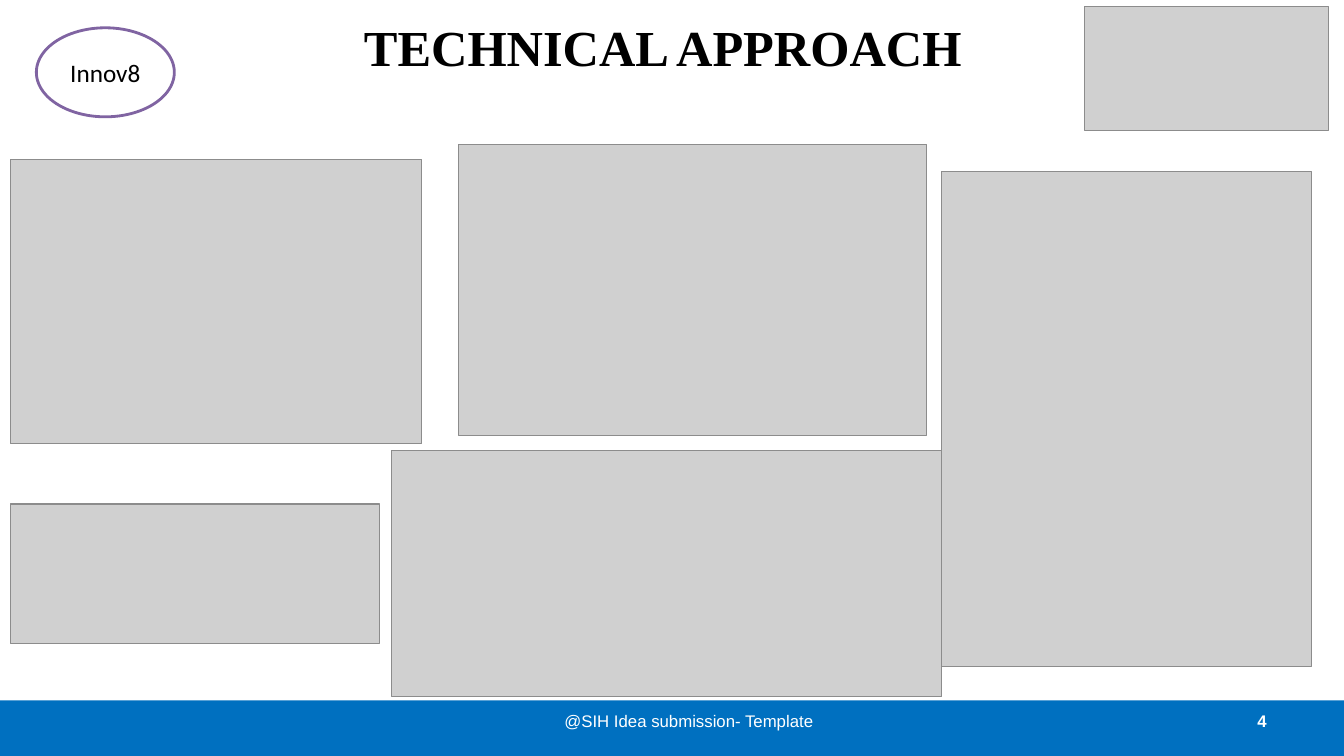
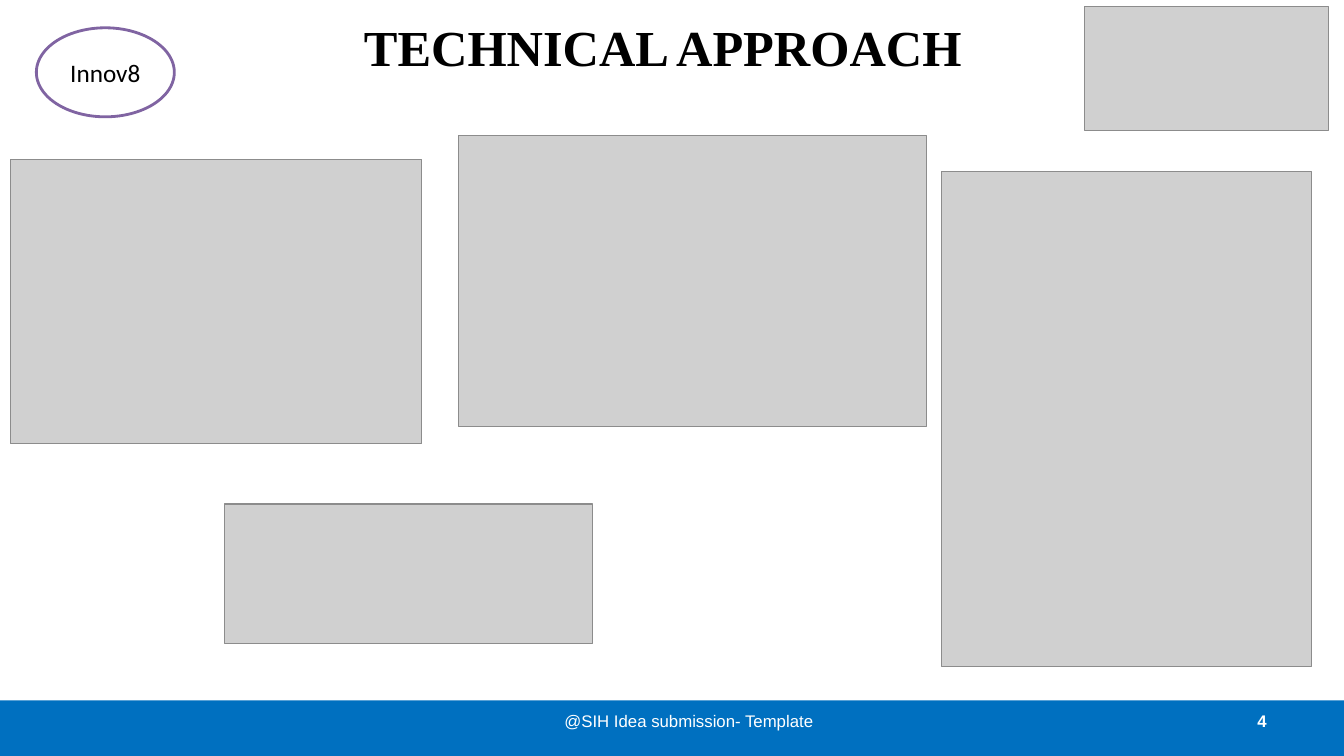
Before and after one commit to sanjaykn8/SIH25, a slide deck: slide 4 of Detector.pptx. Drawn at 1344x756 pixels with LibreOffice and Linux fonts; fonts in the diff are those of the drawing; grey boxes stand for pictures. Boxes give left, top, right and bottom in pixels: in the first picture for what was removed or moved away, otherwise in the second. Text is boxed around its words. In the diff, an @@ line names an element or a change of style, - is before the commit and + after.

```diff
--- a/Detector.pptx
+++ b/Detector.pptx
@@ picture: place and size @@
-picture at <box>459,144,928,436</box>
+picture at <box>459,135,928,426</box>
@@ picture removed at <box>392,451,943,697</box> @@
@@ picture: place and size @@
-picture at <box>10,504,379,643</box>
+picture at <box>224,504,593,643</box>
```
Also in this commit, not shown: 1 other slide changed, 1 other file.
